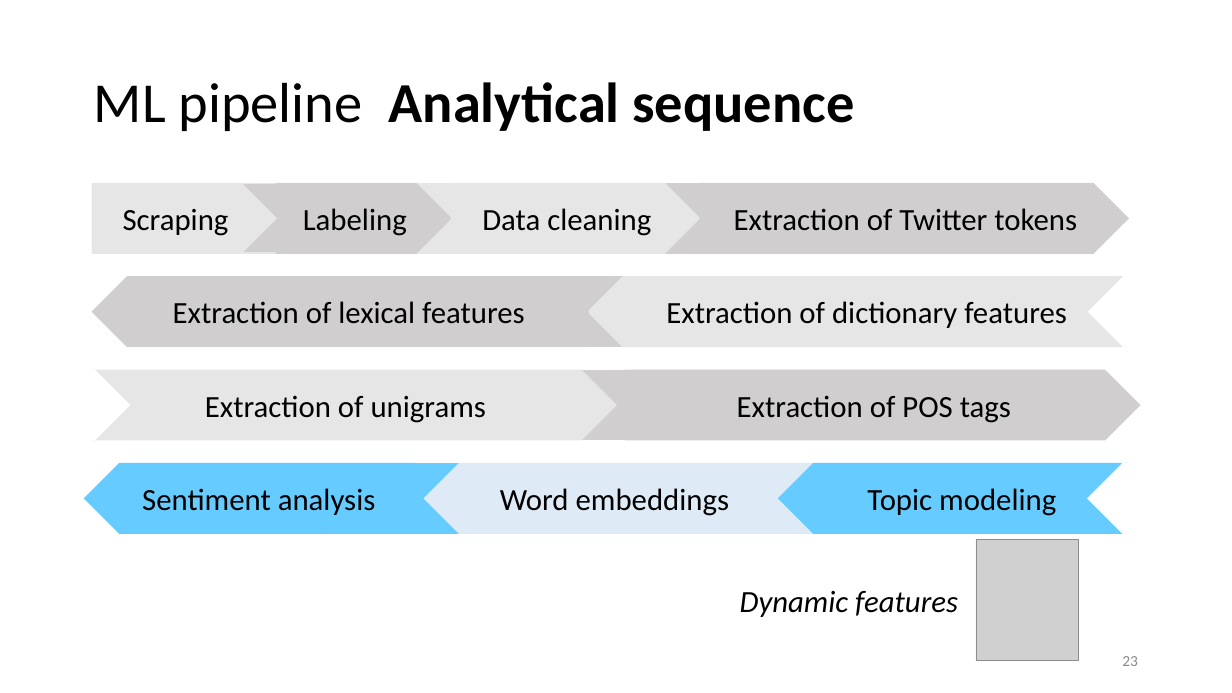
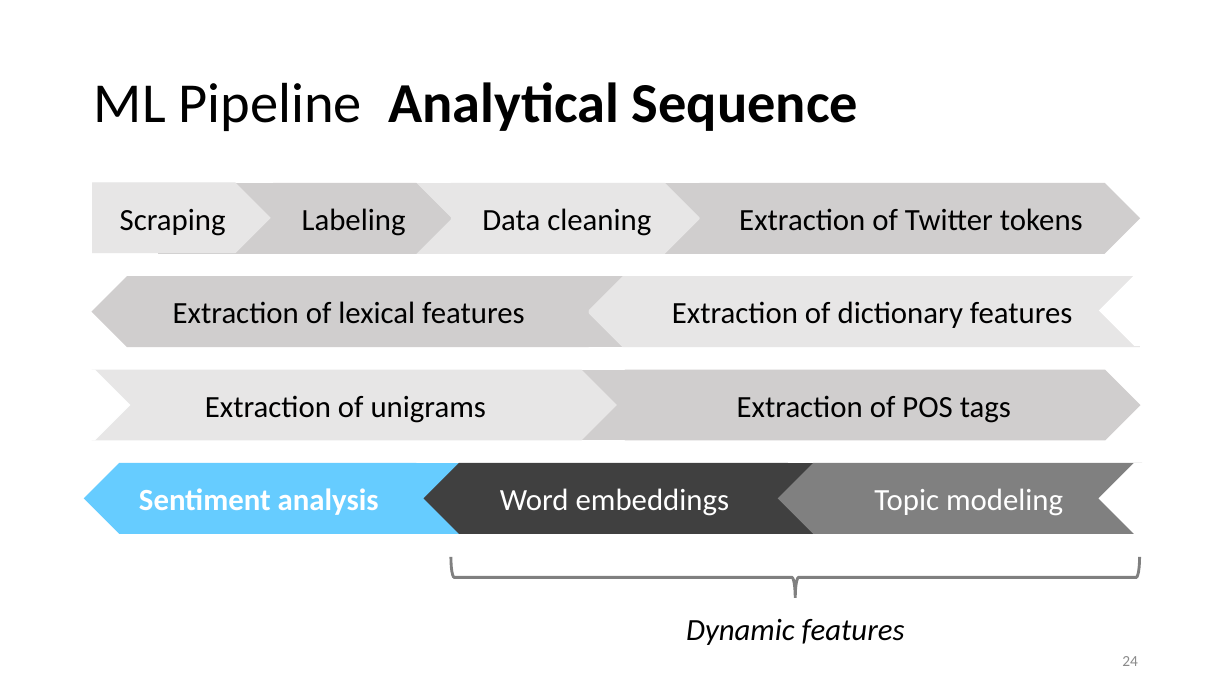
Before and after one commit to lisa-wm/consulting, a slide deck: slide 24 of 5_seminar/Contents_Part_01/Präsentation_Teil1.pptx (slide 23 before the commit). Drawn at 1232x693 pixels with LibreOffice and Linux fonts; fonts in the diff are those of the drawing; grey boxes stand for pictures. Boxes give left, top, right and bottom in pixels: in the first picture for what was removed or moved away, otherwise in the second. Text is boxed around its words. In the diff, an @@ line names an element or a change of style, - is before the commit and + after.

```diff
--- a/5_seminar/Contents_Part_01/Präsentation_Teil1.pptx
+++ b/5_seminar/Contents_Part_01/Präsentation_Teil1.pptx
@@ title at bbox=[94, 82, 858, 131]: text changed @@
-ML pipeline Analytical sequence
+ML Pipeline Analytical Sequence
@@ pentagon arrow "Scraping": place and size @@
-pentagon arrow "Scraping" at bbox=[92, 184, 276, 253]
+pentagon arrow "Scraping" at bbox=[92, 183, 270, 252]
@@ rectangle: place and size @@
-rectangle at bbox=[92, 184, 372, 253]
+rectangle at bbox=[159, 184, 274, 253]
@@ rectangle at bbox=[159, 184, 274, 253]: outline #E7E6E6 1 pt to #D0CECE 1 pt @@
@@ pentagon arrow "Extraction of Twitter tokens": place and size @@
-pentagon arrow "Extraction of Twitter tokens" at bbox=[701, 184, 1128, 253]
+pentagon arrow "Extraction of Twitter tokens" at bbox=[701, 184, 1140, 253]
@@ pentagon arrow "Extraction of dictionary features": place and size @@
-pentagon arrow "Extraction of dictionary features" at bbox=[588, 277, 1128, 347]
+pentagon arrow "Extraction of dictionary features" at bbox=[588, 277, 1139, 347]
@@ pentagon arrow: place and size @@
-pentagon arrow at bbox=[1089, 277, 1167, 347]
+pentagon arrow at bbox=[1100, 275, 1178, 345]
@@ pentagon arrow "Sentiment analysis" at bbox=[85, 464, 416, 533]: text colour #000000 to #FFFFFF, bold on @@
@@ pentagon arrow "Word embeddings" at bbox=[424, 464, 787, 533]: text colour #000000 to #FFFFFF; fill #DEEBF7 to #404040; outline #DEEBF7 1 pt to #404040 1 pt @@
@@ rectangle at bbox=[759, 464, 851, 533]: fill #DEEBF7 to #404040; outline #DEEBF7 1 pt to #404040 1 pt @@
@@ pentagon arrow "Topic modeling": place and size @@
-pentagon arrow "Topic modeling" at bbox=[779, 464, 1128, 533]
+pentagon arrow "Topic modeling" at bbox=[779, 464, 1142, 533]
@@ pentagon arrow "Topic modeling" at bbox=[779, 464, 1142, 533]: text colour #000000 to #FFFFFF; fill #66CCFF to #808080; outline #66CCFF 1 pt to #808080 1 pt @@
@@ pentagon arrow: place and size @@
-pentagon arrow at bbox=[1088, 464, 1166, 533]
+pentagon arrow at bbox=[1100, 464, 1178, 533]
@@ right brace added at bbox=[451, 557, 1140, 598], outline #808080 2.25 pt @@
@@ picture removed at bbox=[976, 540, 1078, 661] @@
@@ speech box "Dynamic features": place and size @@
-speech box "Dynamic features" at bbox=[731, 578, 971, 623]
+speech box "Dynamic features" at bbox=[676, 605, 916, 651]
@@ speech box "Dynamic features" at bbox=[676, 605, 916, 651]: alignment left to centre @@
@@ page number at bbox=[1122, 656, 1138, 666]: text changed @@
-23
+24
```
Also in this commit, not shown: 14 other slides changed, 8 slides added, 2 slides removed, 4 other files.
